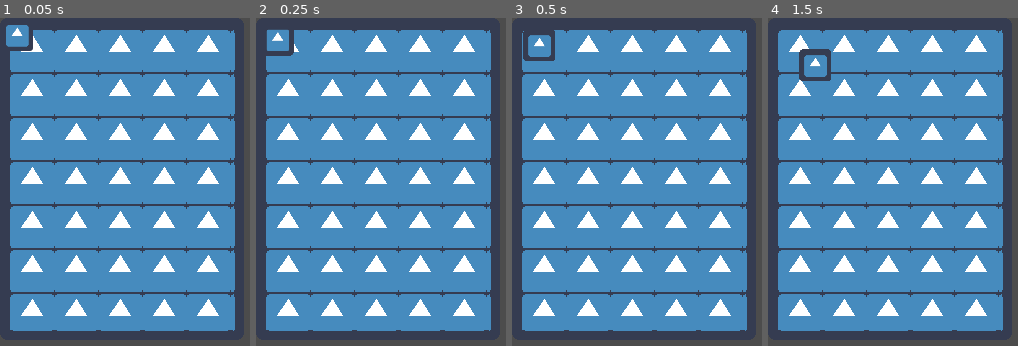
Above: before the commit, frames 1-4 (left to right).
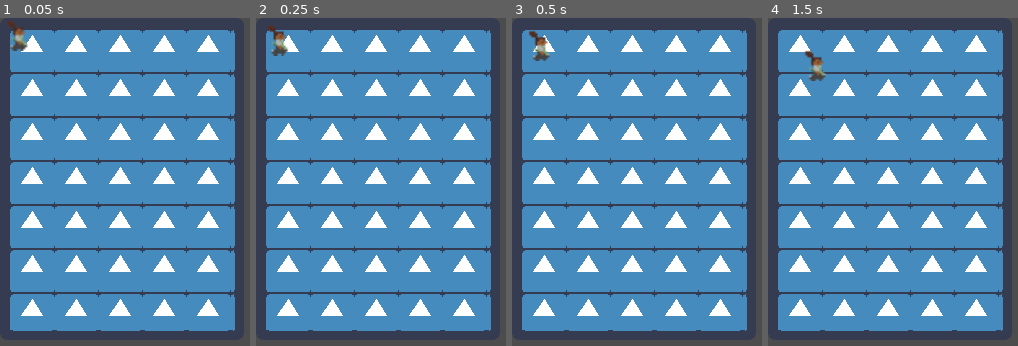
Above: after the commit, the same moments.

Repository: scarletcs/Roguelite
Game: Godot game, scene res://Main.tscn
The game is run twice, just before and just after one commit, with the same random seed, the same clock (stepped at 60 frames per second) and the same inputs. The engine's default icon, where the game draws it, is replaced by a stand-in: a white triangle on a blue panel in a dark square.
Inputs:
- Up to frame 1 (0.05 s): no input
- Up to frame 2 (0.25 s): no input
- Up to frame 3 (0.5 s): no input
- Up to frame 4 (1.5 s): no input

The runs differ from the first frame. In frame 1, 0.7% of the frame differs, in the area x 2-14%, y 0-11%; in frame 2, 0.7%; in frame 3, 0.9%, in the area x 4-18%, y 3-14%; in frame 4, 0.9%.

Commit message:
update player sprite

Diff:
--- a/characters/Adventurer.tscn
+++ b/characters/Adventurer.tscn
@@ -1,17 +1,20 @@
 [gd_scene load_steps=4 format=2]
 
 [ext_resource path="res://characters/Adventurer.gd" type="Script" id=1]
-[ext_resource path="res://icon.png" type="Texture" id=2]
+[ext_resource path="res://assets/player-test.png" type="Texture" id=2]
 
 [sub_resource type="RectangleShape2D" id=1]
 extents = Vector2( 16, 16 )
 
 [node name="Adventurer" type="Area2D"]
 script = ExtResource( 1 )
+__meta__ = {
+"_edit_group_": true
+}
 
 [node name="BoundingBox" type="CollisionShape2D" parent="."]
 shape = SubResource( 1 )
 
 [node name="Sprite" type="Sprite" parent="."]
-scale = Vector2( 0.5, 0.5 )
+scale = Vector2( 2, 2 )
 texture = ExtResource( 2 )
